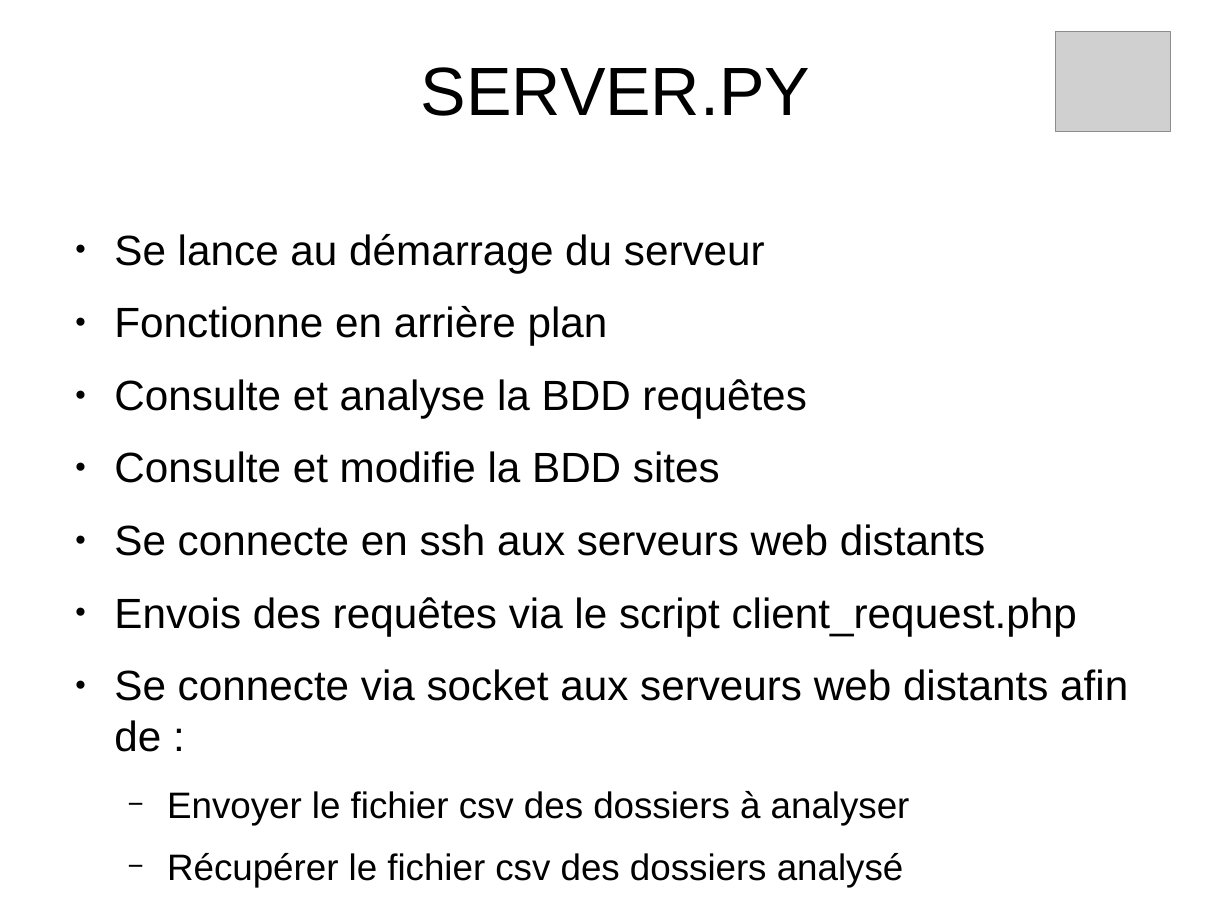
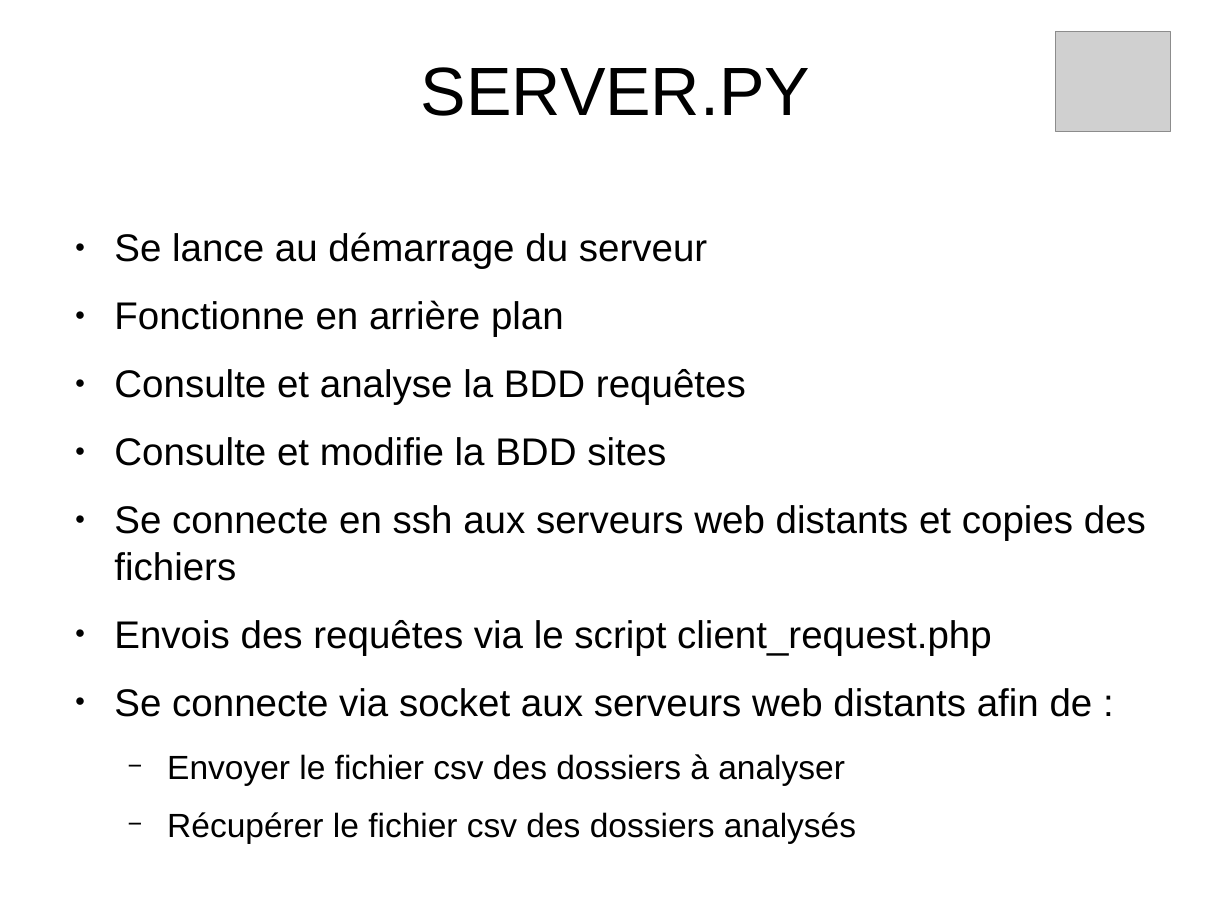
Before and after one commit to maximecohen2/secu_b3_TP-lab2, a slide deck: slide 6 of doc/Infrastructure.odp. Drawn at 1232x924 pixels with LibreOffice and Linux fonts; fonts in the diff are those of the drawing; grey boxes stand for pictures; background and template pictures are left out. Boxes give left, top, right and bottom in pixels: in the first picture for what was removed or moved away, otherwise in the second. Text is boxed around its words. In the diff, an @@ line names an element or a change of style, - is before the commit and + after.

```diff
--- a/doc/Infrastructure.odp
+++ b/doc/Infrastructure.odp
@@ text at bbox=[114, 232, 1093, 785]: size 27.2 to 24.8 pt in "Se lance au démarrage du serveur", "Fonctionne en arrière plan", "Consulte et analyse la BDD requêtes", "Consulte et modifie la BDD sites" and 2 more places; size 23.7 to 21.6 pt in "Envoyer le fichier csv des dossiers à ..." @@
@@ text at bbox=[114, 505, 1146, 581]: text changed; size 27.2 to 24.8 pt @@
-● Se connecte en ssh aux serveurs web distants
+● Se connecte en ssh aux serveurs web distants et copies des fichiers
@@ text at bbox=[167, 812, 856, 843]: text changed; size 23.7 to 21.6 pt @@
-  − Récupérer le fichier csv des dossiers analysé
+  − Récupérer le fichier csv des dossiers analysés
```
Also in this commit, not shown: 4 other slides changed, 4 slides added.
